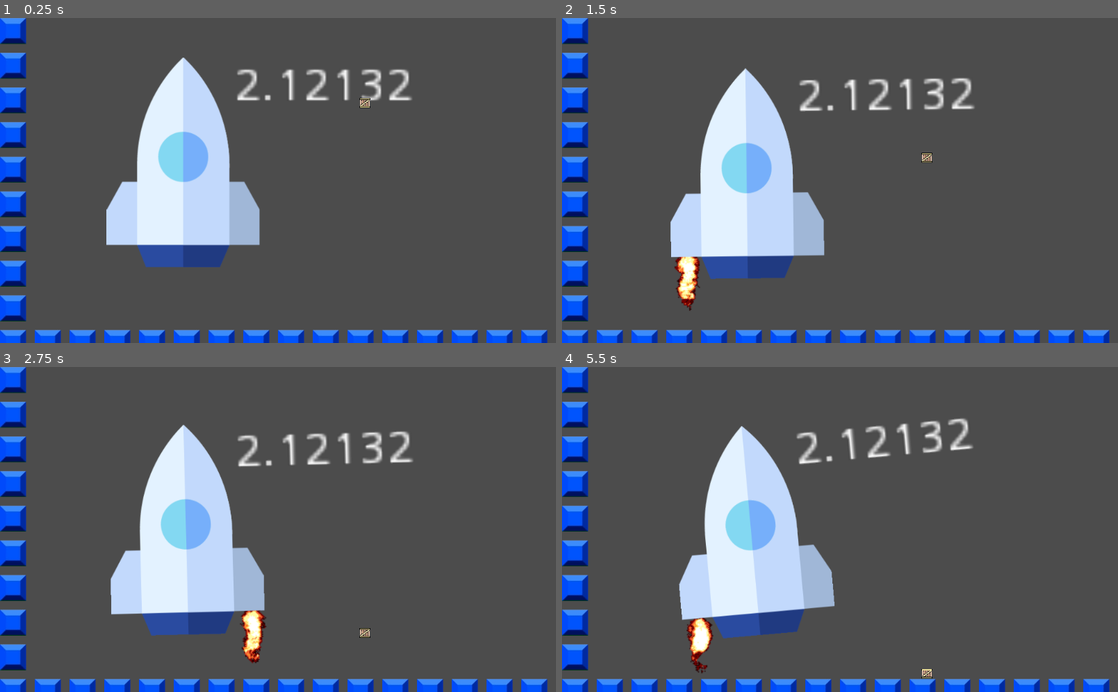
Above: before the commit, frames 1-4 (two rows, left to right).
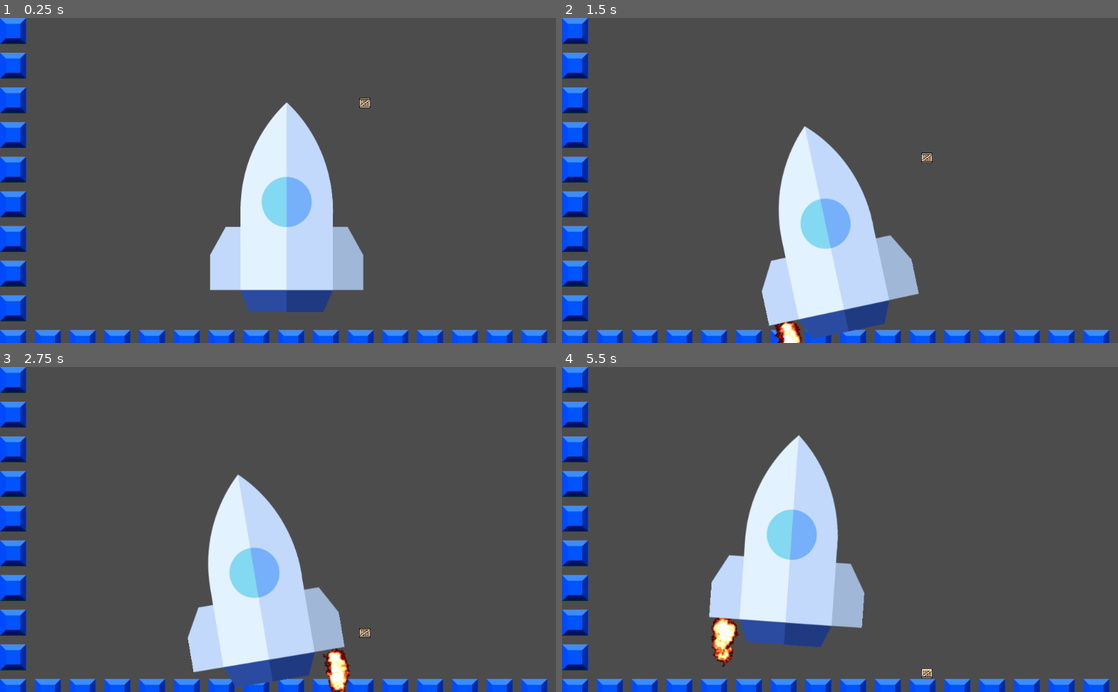
Above: after the commit, the same moments.

Repository: paul-asvb/raekaetae
Game: Godot game, scene res://src/levels/TestLevel.tscn
Same seed, same stepped clock (60 frames per second), same inputs: the game is played once before the commit and once after it.
Inputs:
- Up to frame 1 (0.25 s): no input
- Up to frame 2 (1.5 s): hold Right (move_right) 0.53-1.28 s; hold A (move_left) from 1.28 s (still down)
- Up to frame 3 (2.75 s): release A (move_left) at 2.03 s; hold Right (move_right) from 2.03 s (still down)
- Up to frame 4 (5.5 s): release Right (move_right) at 3.53 s; hold A (move_left) from 3.53 s (still down)

The runs differ from the first frame. In frame 1, 22% of the frame differs, in the area x 19-75%, y 12-91%; in frame 2, 22%; in frame 3, 21%; in frame 4, 16%.

Commit message:
flight test

Diff:
--- a/src/actors/Player.gd
+++ b/src/actors/Player.gd
@@ -1,39 +1,30 @@
 extends Actor
 
 var velocityMax := Vector2(100,100)
-var force := 10
+var force := 2
+var offset := 100
+var boosterTorque :=2
 
-func _physics_process(delta: float) -> void:
+func _process(delta):
+
 	get_node("fireRight").visible = false
 	get_node("fireLeft").visible = false
 
 	var left :=  Input.get_action_strength("move_left")
 	var right :=  Input.get_action_strength("move_right")
 
-	var boosterForce = Vector2(-0,-force)
 	if right ==	 1 :
 		get_node("fireRight").visible = true
 
-		var offsetRight := Vector2(10,0)
-		add_force(offsetRight,boosterForce)
+		var boosterForceRight = Vector2(-boosterTorque,-force)
+		var offsetRight := Vector2(offset,0)
+		apply_impulse(offsetRight,boosterForceRight)
 	if left ==	 1 :
 		get_node("fireLeft").visible = true
+		var boosterForceLeft = Vector2(boosterTorque,-force)
+		var offsetleft := Vector2(-offset,0)
+		apply_impulse(offsetleft,boosterForceLeft)
 
-		var offsetleft := Vector2(-10,0)
-		add_force(offsetleft,boosterForce)
-
-	linear_velocity = velocityMax.clamped(3)
-
-
-
-
-
-	#add_force(Vector2(0,0),Vector2(0,2))
-
-
-
-	var lab = get_node("Label")
-	lab.set_text(String(linear_velocity.y))
 
 	return
 
--- a/src/actors/Player.tscn
+++ b/src/actors/Player.tscn
@@ -313,9 +313,7 @@
 } ]
 
 [node name="Player" type="RigidBody2D"]
-scale = Vector2( 0.3, 0.3 )
 collision_mask = 2
-mass = 0.00102041
 script = ExtResource( 2 )
 
 [node name="fireLeft" type="AnimatedSprite" parent="."]
@@ -324,7 +322,7 @@
 rotation = 3.14159
 scale = Vector2( 2, 2 )
 frames = SubResource( 61 )
-frame = 1
+frame = 45
 playing = true
 
 [node name="fireRight" type="AnimatedSprite" parent="."]
@@ -333,23 +331,12 @@
 rotation = 3.14159
 scale = Vector2( 2, 2 )
 frames = SubResource( 61 )
+frame = 44
 playing = true
 
 [node name="rakete" type="Sprite" parent="."]
 scale = Vector2( 1, 1.00869 )
 texture = ExtResource( 1 )
 
-[node name="Label" type="Label" parent="."]
-margin_left = 92.0
-margin_top = -178.0
-margin_right = 132.0
-margin_bottom = -164.0
-rect_scale = Vector2( 6.36, 5.88 )
-text = "text"
-__meta__ = {
-"_edit_use_anchors_": false,
-"_editor_description_": "text"
-}
-
 [node name="CollisionPolygon2D" type="CollisionPolygon2D" parent="."]
 polygon = PoolVector2Array( 87, -3, 86, 35, 112, 36, 141, 88, 142, 153, -141, 151, -141, 88, -111, 36, -86, 35, -86, -11, -78, -67, -57, -123, -28, -164, 0, -195, 31, -161, 57, -122, 77, -66 )
--- a/src/levels/TestLevel.tscn
+++ b/src/levels/TestLevel.tscn
@@ -2,7 +2,7 @@
 
 [ext_resource path="res://assets/bg.jpg" type="Texture" id=1]
 [ext_resource path="res://src/actors/Player.tscn" type="PackedScene" id=2]
-[ext_resource path="res://src/actors/Player_rigid.tscn" type="PackedScene" id=3]
+[ext_resource path="res://src/actors/box.tscn" type="PackedScene" id=3]
 
 [sub_resource type="ConvexPolygonShape2D" id=1]
 points = PoolVector2Array( 48, 48, 0, 48, 0, 3.05176e-05, 48, 3.05176e-05 )
@@ -36,16 +36,12 @@
 tile_set = SubResource( 2 )
 collision_layer = 2
 format = 1
-tile_data = PoolIntArray( 0, 0, 0, 16, 0, 0, 65536, 0, 0, 65 …(102 unchanged characters)…  0, 0, 327696, 0, 0, 393216, 0, 0, 393233, 0, 0, 458752, 0, 0, 458769, 0, 0, 524288, 0, 0, 524304, 0, 0, 524305, 0, 0, 589824, 0, 0, 589825, 0, 0, 5898 …(206 unchanged characters)…
+tile_data = PoolIntArray( 0, 0, 0, 16, 0, 0, 65536, 0, 0, 65 …(102 unchanged characters)…  0, 0, 327696, 0, 0, 393216, 0, 0, 393232, 0, 0, 458752, 0, 0, 458768, 0, 0, 524288, 0, 0, 524304, 0, 0, 589824, 0, 0, 589825, 0, 0, 5898 …(206 unchanged characters)…
 
 [node name="Player" parent="TileMap" instance=ExtResource( 2 )]
-position = Vector2( 337, 262 )
-scale = Vector2( 1, 1 )
-mass = 2.0
-gravity_scale = 10.0
+position = Vector2( 527.919, 346.853 )
 linear_damp = 0.5
-angular_damp = 12.446
-applied_force = Vector2( -10, 0 )
+angular_damp = 4.301
 
 [node name="Box" parent="TileMap" instance=ExtResource( 3 )]
 position = Vector2( 672, 154 )
Renamed: src/actors/Player_rigid.tscn -> src/actors/box.tscn
